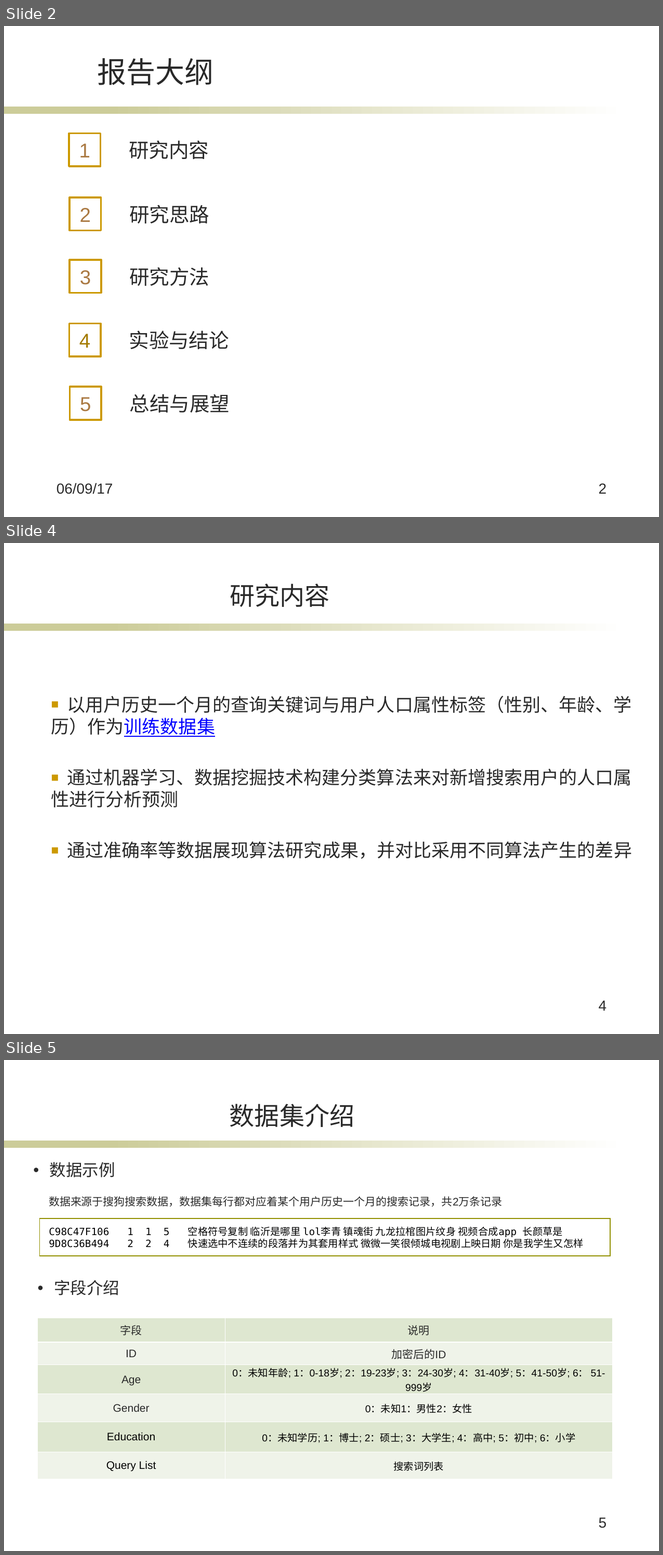
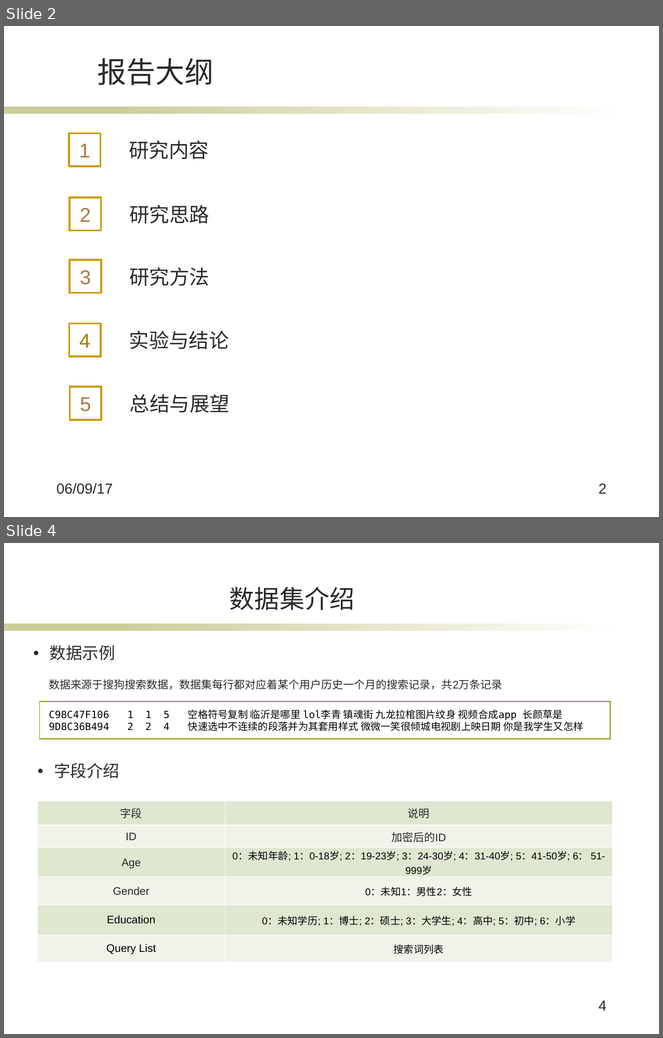
Before and after one commit to XuanBQ/SogouClientsPredict, a slide deck: bq_毕业答辩.pptx. Shown one above the other, each under a label of ours: slides 2, 4 and 5 before the commit, slides 2 and 4 after it; the slides between them are not shown. The pictures are 663x1555 and 663x1038 pixels, drawn with LibreOffice and Linux fonts; fonts in the diff are those of the drawing; background and template pictures are left out. Boxes give left, top, right and bottom in pixels: in the first picture for what was removed or moved away, otherwise in the second. Text is boxed around its words. In the diff, an @@ line names an element or a change of style, - is before the commit and + after.

```diff
--- a/bq_毕业答辩.pptx
+++ b/bq_毕业答辩.pptx
@@ slide 4 removed at [4, 543, 659, 1034], background #FFFFFF; not listed: 2 template elements that a slide beside it also shows @@
@@ title removed at [230, 584, 330, 607] @@
-研究内容
@@ text removed at [51, 696, 632, 859] @@
-■ 以用户历史一个月的查询关键词与用户人口属性标签（性别、年龄、学历）作为训练数据集
-■ 通过机器学习、数据挖掘技术构建分类算法来对新增搜索用户的人口属性进行分析预测
-■ 通过准确率等数据展现算法研究成果，并对比采用不同算法产生的差异
@@ page number removed at [599, 1001, 607, 1011] @@
-4
@@ what was slide 5 is now slide 4 @@
@@ page number at [599, 1001, 607, 1011]: text changed @@
-5
+4
```
Also in this commit, not shown: 4 slides changed, 5 other files.
